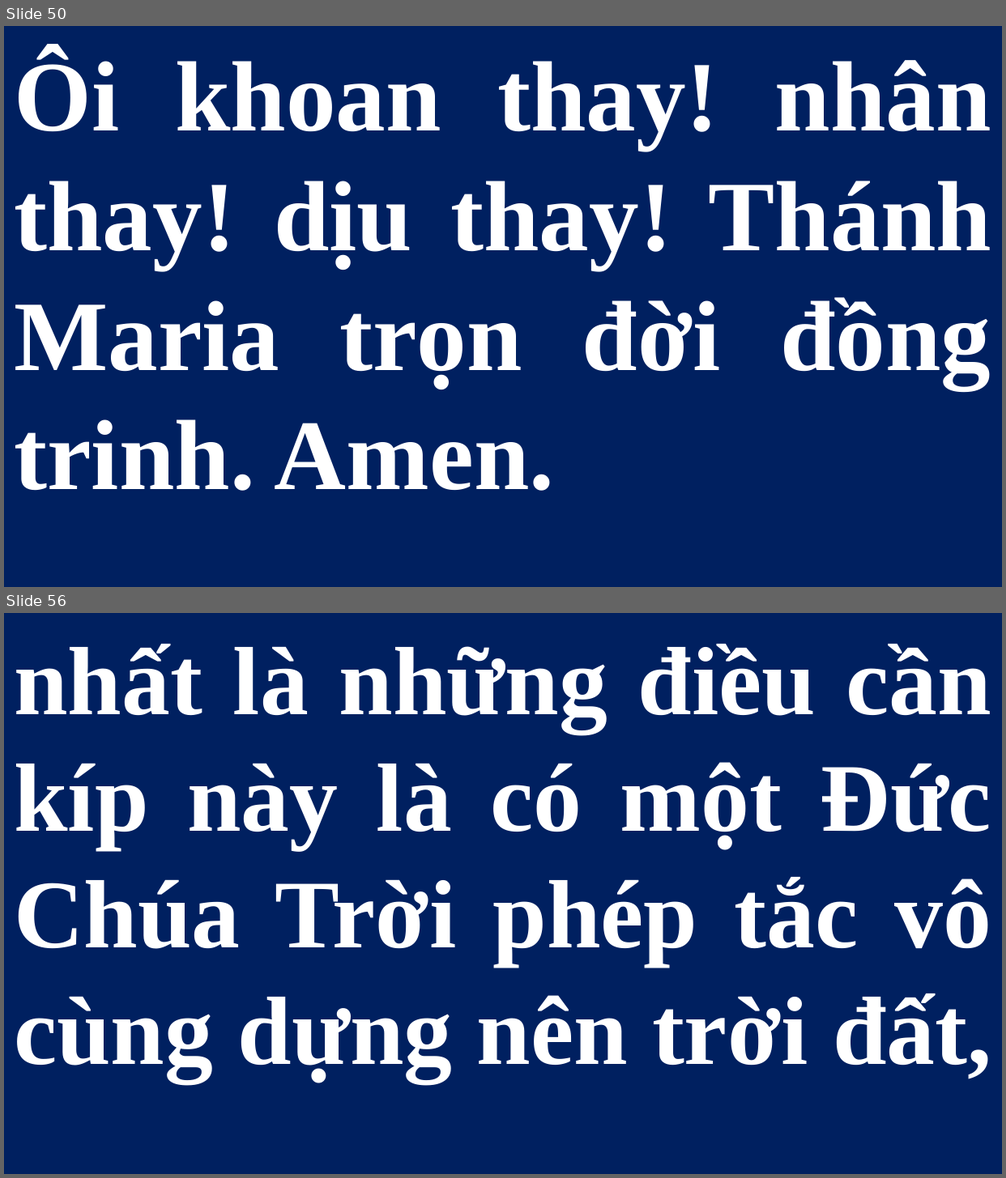
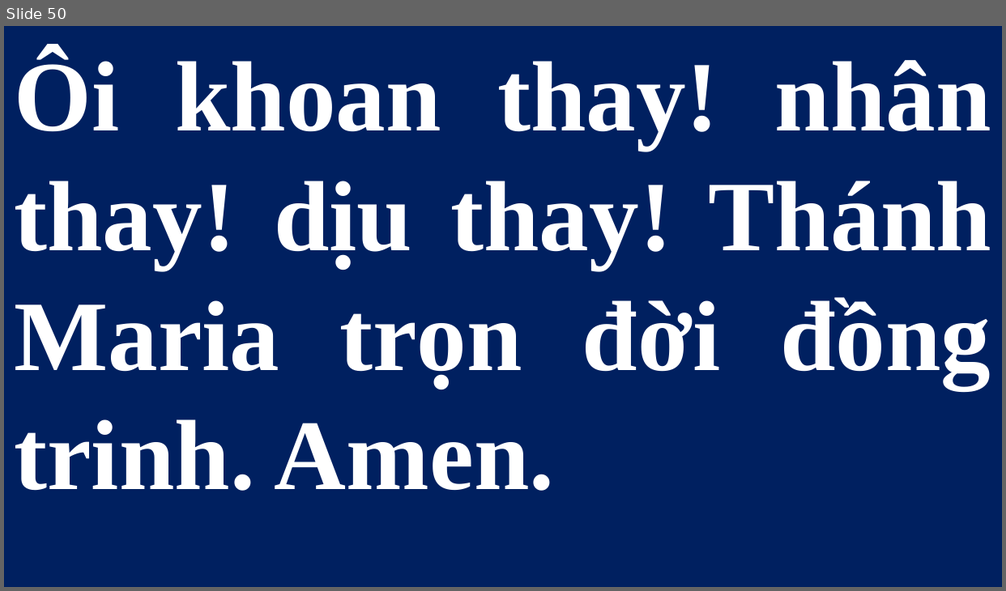
Before and after one commit to lythanhngodev64/SlideLe, a slide deck: Slide/Thứ Bảy - CN-23-TN 2026.pptx. Shown one above the other, each under a label of ours: slides 50 and 56 before the commit, slide 50 after it; the slides between them are not shown. The pictures are 1006x1178 and 1006x591 pixels, drawn with LibreOffice and Linux fonts; fonts in the diff are those of the drawing. Boxes give left, top, right and bottom in pixels: in the first picture for what was removed or moved away, otherwise in the second. Text is boxed around its words. In the diff, an @@ line names an element or a change of style, - is before the commit and + after.

Commit message:
Update slide presentation for CN-23-TN 2026

```diff
--- a/Slide/Thứ Bảy - CN-23-TN 2026.pptx
+++ b/Slide/Thứ Bảy - CN-23-TN 2026.pptx
@@ slide 56 removed at (4,613,1002,1174), background #FFFFFF @@
@@ subtitle removed at (4,613,1002,1174) @@
-nhất là những điều cần kíp này là có một Đức Chúa Trời phép tắc vô cùng dựng nên trời đất,
```
Also in this commit, not shown: 27 other slides removed.
